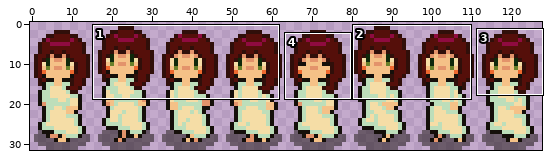
Two versions of one sprite sheet, Assets/Art/Sprites/People/Kay/player_nightgown_down_left.png. Above, an overview of the earlier version with the close-up marked.
Close-up. Before the edit:
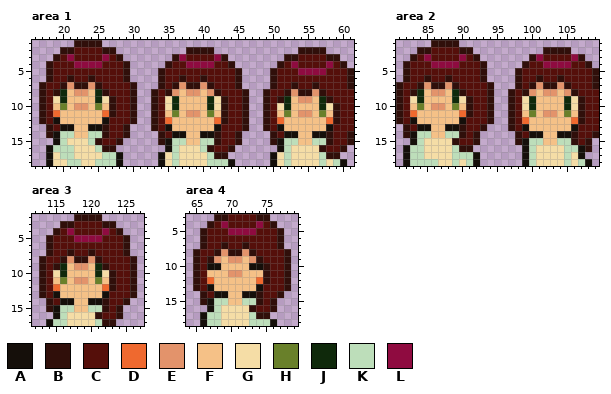
The file is 128x32 pixels. Colours within 5 levels of each other are drawn and written as one. Shown: area 1: x 16..61, y 1..18; area 2: x 81..109, y 1..18; area 3: x 112..127, y 2..17; area 4: x 64..79, y 3..18. The commit also changed other parts of the picture, which this record leaves out.
Palette (. is transparent): A #150f0a  B #300f0a  C #550f0a  D #ef692f  E #e3936b  F #f5c187  G #f5dda6  H #69802a  J #0f290b  K #bddeba  L #8f0b40
Once edited:
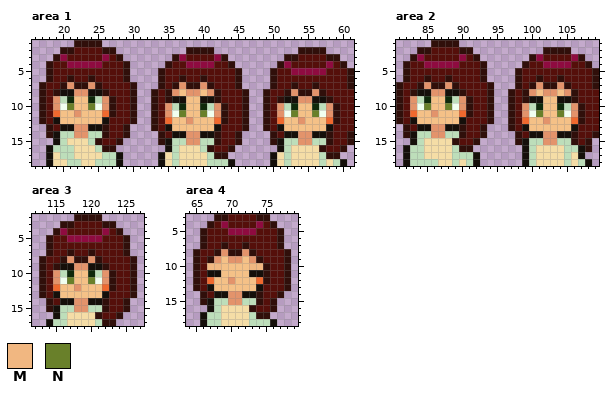
Colours new in this view: M #f1b781  N #69802a
Changes in this commit:
@@ palette @@
-H #69802a
+H #f1fff0
--- area 1
@@ x 16..61 @@
  2 ....BBCCCCBB..........BBBB............BBBB....
- 3 ...BCLCCCCLCB.......BLCCCCLB........BBCCCCBB..
- 4 ..BCCCLLLLCCCB.....BCCLLLLCCB......BCLCCCCLCB.
- 5 ..BCCCCCCCCCCB....BCCCCCCCCCCB....BCCCLLLLCCCB
+ 3 ...BLCCCCCLCB.......BLCCCCLB........BBCCCCBB..
+ 4 ..BCCLLLLLCCCB.....BCCLLLLCCB......BLCCCCCLCB.
+ 5 ..BCCCCCCCCCCB....BCCCCCCCCCCB....BCCLLLLLCCCB
  6 ..BCCBCCBCCCCB....BCCBCCBCCCCB....BCCCCCCCCCCB
  7 .BCCBEBBEBCCCCB...BCBEBBEBCCCB....BCCBCCBCCCCB
- 8 .BCBJFEEFJBCCCB..BCBEFEEFEBCCCB..BCCBEBBEBCCCC
- 9 .BCGJFFFFJGBCCB..BCGJFFFFJGBCCB..BCBJFEEFJBCCC
-10 .BCFHFEEFHFBCCB..BCGJFFFFJGBCCB..BCGJFFFFJGBCC
-11 .BCDFFFFFFDBCCB..BCFHFEEFHFBCCB..BCFHFEEFHFBCC
-12 .BCAFFFFFFACCCB..BCDFFFFFFDBCCB..BCDFFFFFFDBCC
-13 ..BCAAFFAABCCB...BCAFFFFFFACCCB..BCAFFFFFFACCC
-14 ..BAKKFFKKBCCB....BCAAFFAABCCB....BCAAFFAABCCB
-15 ...AKGGGKBCCB.....BAKKFFKKBCCB....BAKKFFKKBCCB
+ 8 .BCBAAEEAABCCCB..BCBEFEEFEBCCCB..BCCBEBBEBCCCC
+ 9 .BCEKJFFJKEBCCB..BCBAAFFAABCCCB..BCBAAEEAABCCC
+10 .BCEHNFFNHEBCCB..BCEKJFFJKEBCCB..BCEKJFFJKEBCC
+11 .BCDFFEFFFDBCCB..BCEHNFFNHEBCCB..BCEHNFFNHEBCC
+12 .BCAFFFFFFACCCB..BCDFFEFFFDBCCB..BCDFFEFFFDBCC
+13 ..BCAAEEAABCCB...BCAFFFFFFACCCB..BCAFFFFFFACCC
+14 ..BAKKEEKKBCCB....BCAAEEAABCCB....BCAAEEAABCCB
+15 ...AKGGGKBCCB.....BAKKEEKKBCCB....BAKKEEKKBCCB
 16 ..AKKKGGGKBB.......AKGGGKBCCB......AKGGGGBCCB.
--- area 2
@@ x 82..87 @@
  2 ..BBCC
- 3 .BCLCC
- 4 BCCCLL
+ 3 .BLCCC
+ 4 BCCLLL
  5 BCCCCC
@@ x 81..109 @@
  7 BCCBEBBEBCCCCB...BCBEBBEBCCCB
- 8 BCBJFEEFJBCCCB..BCBEFEEFEBCCC
- 9 BCGJFFFFJGBCCB..BCGJFFFFJGBCC
-10 BCFHFEEFHFBCCB..BCGJFFFFJGBCC
-11 BCDFFFFFFDBCCB..BCFHFEEFHFBCC
-12 BCAFFFFFFACCCB..BCDFFFFFFDBCC
-13 .BCAAFFAABCCB...BCAFFFFFFACCC
-14 .BAKKFFKKBCB.....BCAAFFAABCCB
-15 ..AKGGGGBCCB.....BAKKFFKKBCB.
+ 8 BCBAAEEAABCCCB..BCBEFEEFEBCCC
+ 9 BCEKJFFJKEBCCB..BCBAAFFAABCCC
+10 BCEHNFFNHEBCCB..BCEKJFFJKEBCC
+11 BCDFFEFFFDBCCB..BCEHNFFNHEBCC
+12 BCAFFFFFFACCCB..BCDFFEFFFDBCC
+13 .BCAAEEAABCCB...BCAFFFFFFACCC
+14 .BAKKEEKKBCCB....BCAAEEAABCCB
+15 ..AKGGGGBCCB.....BAKKEEKKBCB.
 16 .AKKGGGGKBB.......AKGGGGKKAB.
--- area 3
@@ x 114..119 @@
  3 ..BBCC
- 4 .BCLCC
- 5 BCCCLL
+ 4 .BLCCC
+ 5 BCCLLL
  6 BCCCCC
@@ x 112..127 @@
  8 .BCCBEBBEBCCCCB.
- 9 .BCBJFEEFJBCCCB.
-10 .BCGJFFFFJGBCCB.
-11 .BCFHFEEFHFBCCB.
-12 .BCDFFFFFFDBCCB.
+ 9 .BCBAAEEAABCCCB.
+10 .BCEKJFFJKEBCCB.
+11 .BCEHNFFNHEBCCB.
+12 .BCDFFEFFFDBCCB.
 13 .BCAFFFFFFACCCB.
-14 ..BCAAFFAABCCB..
-15 ..BAKKFFKKBCB...
+14 ..BCAAEEAABCCB..
+15 ..BAKKEEKKBCCB..
 16 ...AKGGGGBCCB...
--- area 4
@@ x 64..79 @@
  9 .BCBEFEEFEBCCCB.
-10 .BCAAFFFFAABCCB.
-11 .BCFFFEEFFFBCCB.
-12 .BCDFFFFFFDBCCB.
+10 .BCMMFFFFMMBCCB.
+11 .BCAAFFFFAABCCB.
+12 .BCDFFEFFFDBCCB.
 13 .BCAFFFFFFACCCB.
-14 ..BCAAFFAABCCB..
-15 ..BAKKFFKKBCB...
+14 ..BCAAEEAABCCB..
+15 ..BAKKEEKKBCB...
 16 ...AKGGGGBCCB...
Pixel boxes of the changes (left, top, right, bottom) in both close-ups:
changed: (53, 54, 109, 138)
changed: (277, 61, 333, 145)
changed: (165, 96, 228, 145)
changed: (410, 54, 487, 138)
changed: (522, 96, 585, 145)
changed: (53, 228, 130, 312)
changed: (207, 263, 263, 305)
